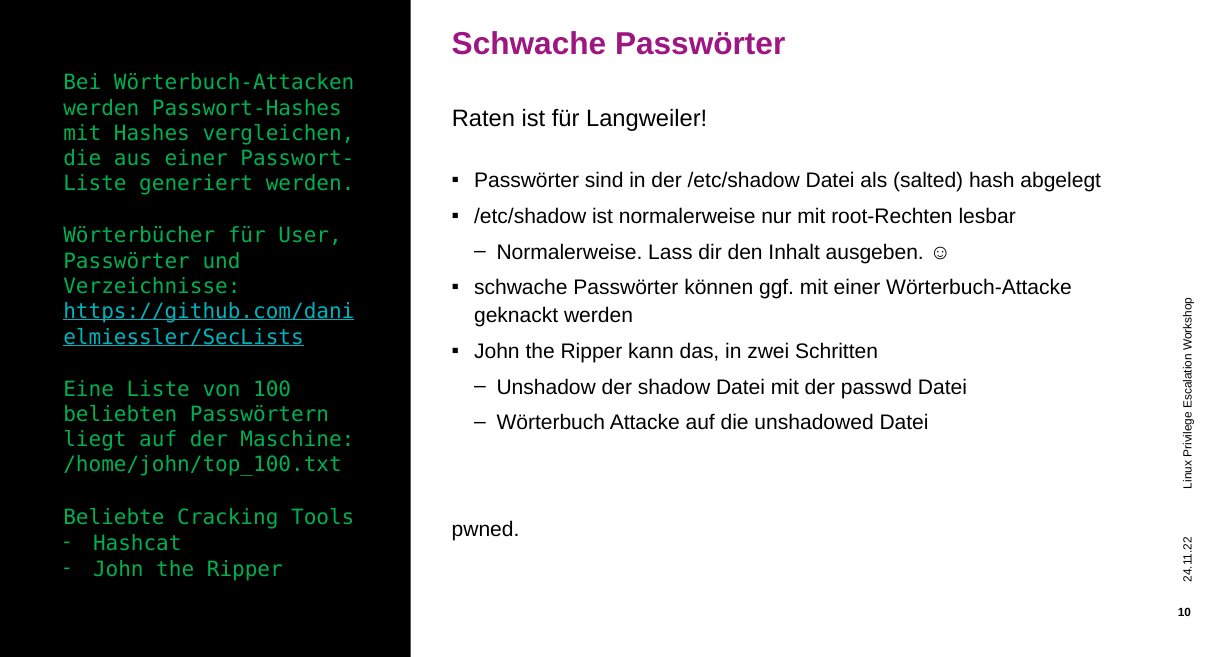
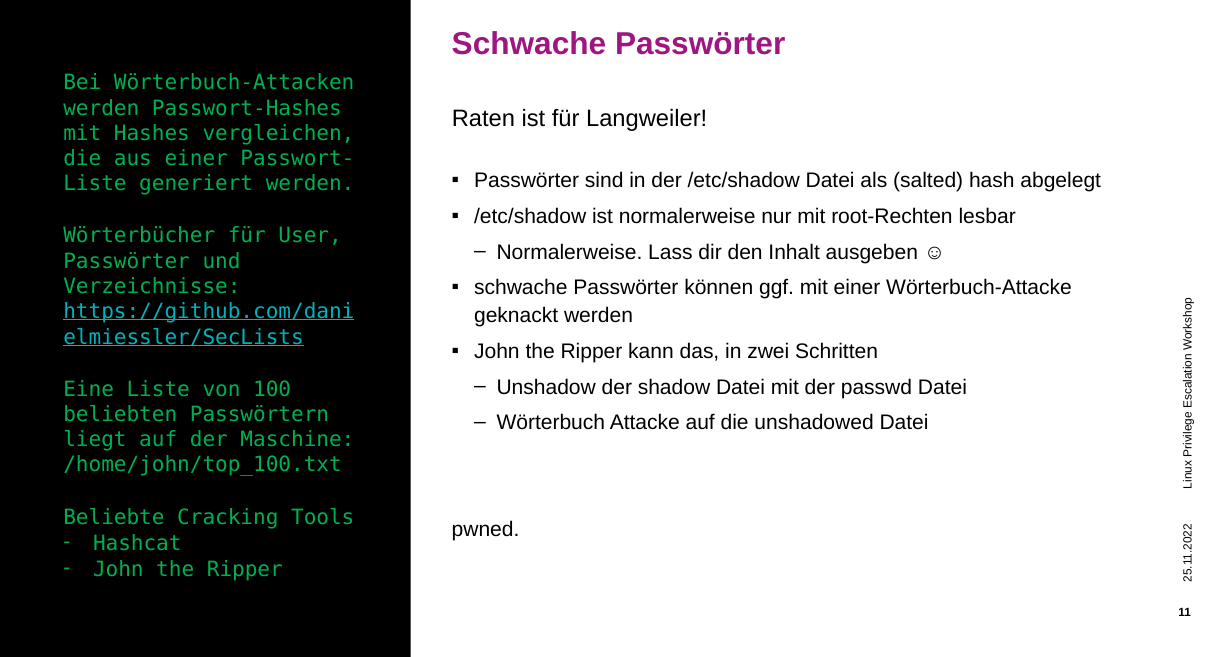
Before and after one commit to hueami/lpe_workshop, a slide deck: slide 11 of Powerpoint.pptx (slide 10 before the commit). Drawn at 1232x657 pixels with LibreOffice and Linux fonts; fonts in the diff are those of the drawing; background and template pictures are left out. Boxes give left, top, right and bottom in pixels: in the first picture for what was removed or moved away, otherwise in the second. Text is boxed around its words. In the diff, an @@ line names an element or a change of style, - is before the commit and + after.

```diff
--- a/Powerpoint.pptx
+++ b/Powerpoint.pptx
@@ text at (497, 243, 918, 263): text changed @@
-    – Normalerweise. Lass dir den Inhalt ausgeben. ☺
+    – Normalerweise. Lass dir den Inhalt ausgeben ☺
@@ text at (1181, 529, 1194, 581): text changed @@
-24.11.22
+25.11.2022
@@ page number at (1178, 608, 1191, 616): text changed @@
-10
+11
```
Also in this commit, not shown: 12 other slides changed, 2 slides added, 1 slide removed.
